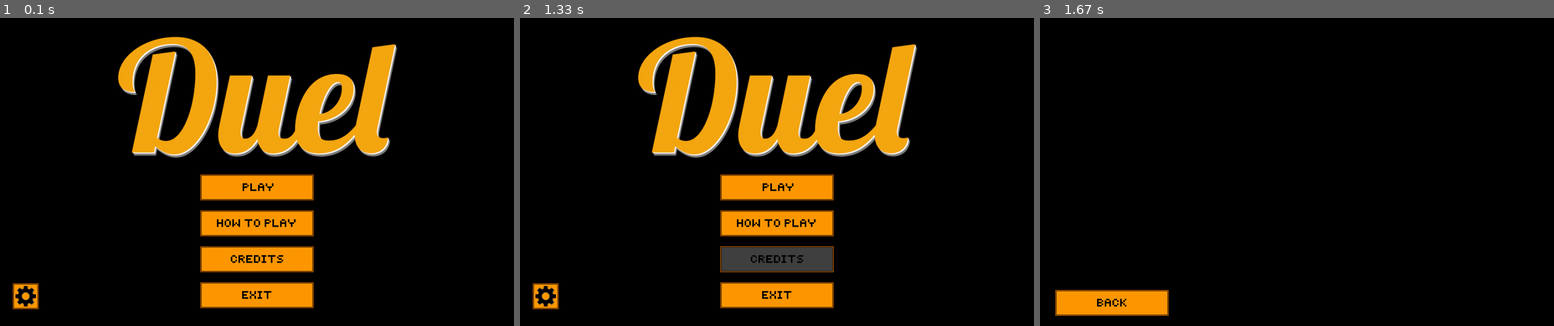
Above: before the commit, frames 1-3 (left to right).
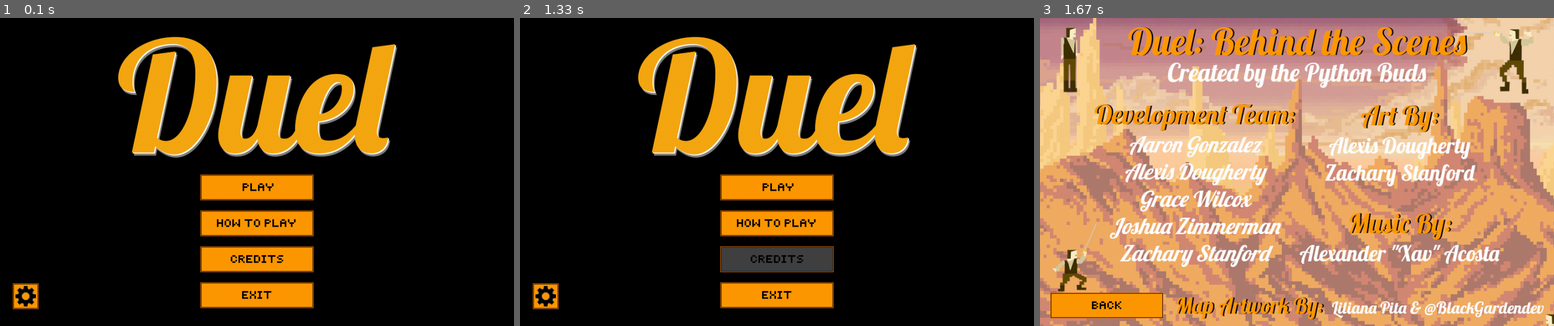
Above: after the commit, the same moments.

Repository: AlexisDougherty13/Duel
Game: pygame game, started from theMain.py
The game is run twice, just before and just after one commit, with the same random seed, the same clock (stepped at 60 frames per second) and the same inputs.
Inputs (mouse positions are in pixels of both pictures, inside the frame that each line leads up to):
- Up to frame 1 (0.1 s): no input
- Up to frame 2 (1.33 s): click (777, 258) at 0.95 s
- Up to frame 3 (1.67 s): no input

Frames 1-2 are identical in both runs. In frame 3, 98% of the frame differs, in the area x 0-100%, y 0-100%.

Commit message:
Credits splashscreen added, tutorial screen updated.

Diff:
--- a/mainMenuFrame.py
+++ b/mainMenuFrame.py
@@ -443,7 +443,8 @@
 
     elif  menu_name == "Credits":
         #blit credits screen here
-        drawButton(screen, "back_button", 140, 555)
+        screen.blit(gameFrame.getImage("Resources/Images/CreditsSplashScreen.png", images_dictionary), (0, 0))
+        drawButton(screen, "back_button", 130, 560)
 
     elif menu_name == "Pause":
         drawButton(screen, "play_button", 500, 300)
Binary file added: Resources/Images/CreditsSplashScreen.png
Binary file changed: Resources/Images/TutorialScreen.png
